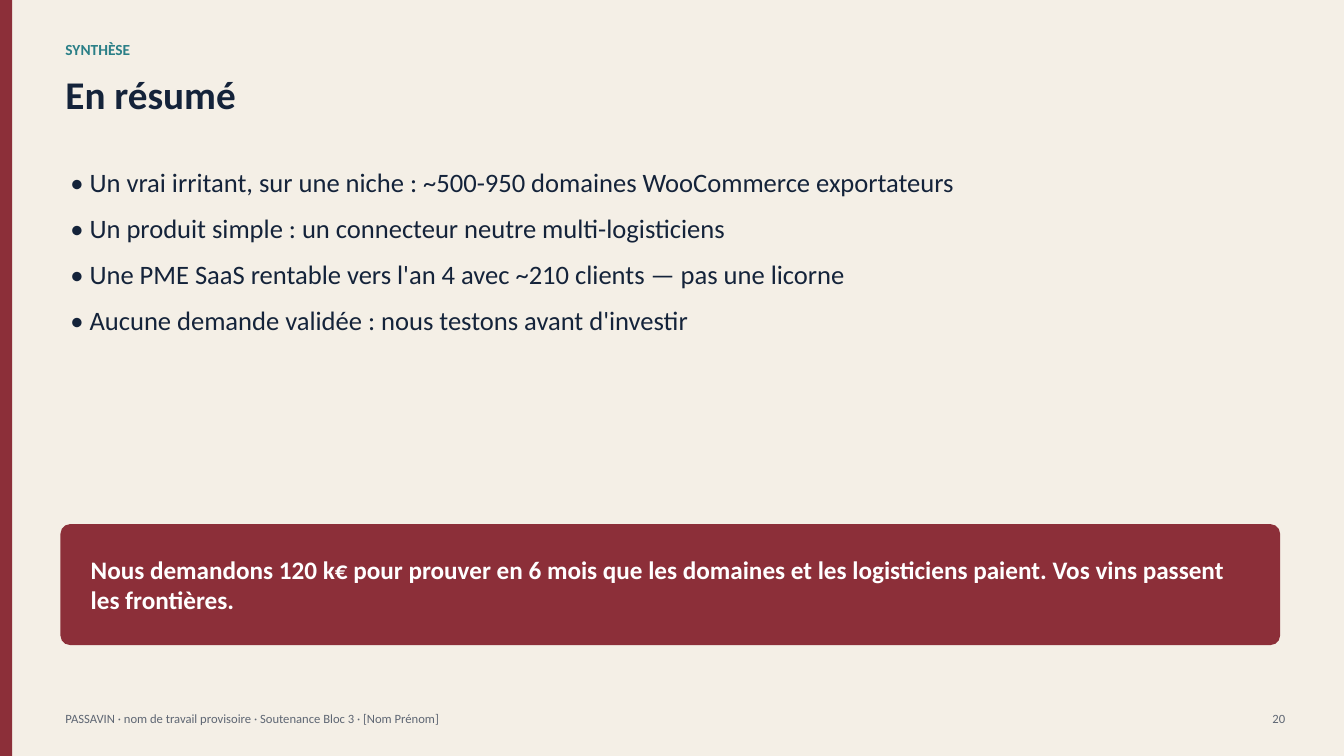
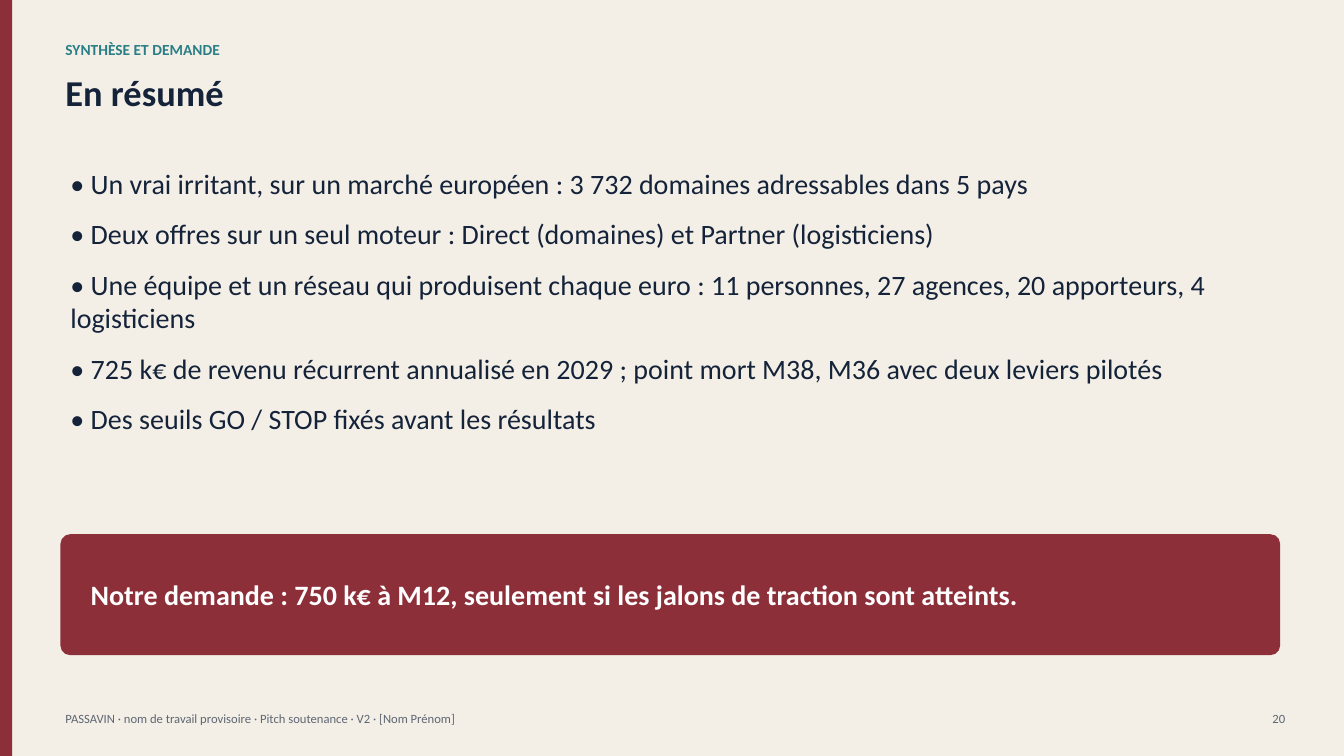
Before and after one commit to planetauragbf-ai/Emma, a slide deck: slide 20 of winetech/livrables/Passavin_Pitch_Soutenance.pptx. Drawn at 1344x756 pixels with LibreOffice and Linux fonts; fonts in the diff are those of the drawing. Boxes give left, top, right and bottom in pixels: in the first picture for what was removed or moved away, otherwise in the second. Text is boxed around its words. In the diff, an @@ line names an element or a change of style, - is before the commit and + after.

```diff
--- a/winetech/livrables/Passavin_Pitch_Soutenance.pptx
+++ b/winetech/livrables/Passavin_Pitch_Soutenance.pptx
@@ text at box(65, 42, 219, 55): text changed @@
-SYNTHÈSE
+SYNTHÈSE ET DEMANDE
@@ text "En résumé" at box(65, 81, 224, 107): size 28 to 26 pt @@
@@ text at box(70, 174, 1205, 430): text changed; size 19 to 20 pt @@
-• Un vrai irritant, sur une niche : ~500-950 domaines WooCommerce exportateurs
-• Un produit simple : un connecteur neutre multi-logisticiens
-• Une PME SaaS rentable vers l'an 4 avec ~210 clients — pas une licorne
-• Aucune demande validée : nous testons avant d'investir
+• Un vrai irritant, sur un marché européen : 3 732 domaines adressables dans 5 pays
+• Deux offres sur un seul moteur : Direct (domaines) et Partner (logisticiens)
+• Une équipe et un réseau qui produisent chaque euro : 11 personnes, 27 agences, 20 apporteurs, 4 logisticiens
+• 725 k€ de revenu récurrent annualisé en 2029 ; point mort M38, M36 avec deux leviers pilotés
+• Des seuils GO / STOP fixés avant les résultats
@@ rounded rectangle: place and size @@
-rounded rectangle at box(60, 524, 1280, 645)
+rounded rectangle at box(60, 534, 1280, 655)
@@ text at box(91, 585, 1017, 610): text changed; size 18 to 20 pt @@
-Nous demandons 120 k€ pour prouver en 6 mois que les domaines et les logisticiens paient. Vos vins passent les frontières.
+Notre demande : 750 k€ à M12, seulement si les jalons de traction sont atteints.
@@ text at box(65, 714, 455, 725): text changed @@
-PASSAVIN · nom de travail provisoire · Soutenance Bloc 3 · [Nom Prénom]
+PASSAVIN · nom de travail provisoire · Pitch soutenance · V2 · [Nom Prénom]
```
Also in this commit, not shown: 7 other slides changed, 12 slides added, 12 slides removed, 27 other files.
